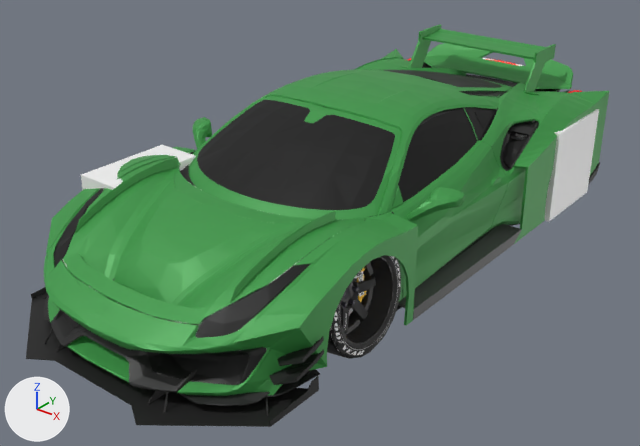
The glTF model client/public/model/pista.glb: old version first, new version second.
Before and after are seen from a 50 mm camera at (3.56, -4.97, 3.0) aimed at (-0.03, -0.48, 0.22). The axes (+X, +Y, +Z) are drawn at lower left. The lights are the same throughout. The first picture is the older version. Vertices at exactly the same position are counted once.

The first picture shows 'body', 'wheelBackLeft', 'wheelFrontLeft', 'wheelFrontRight'.
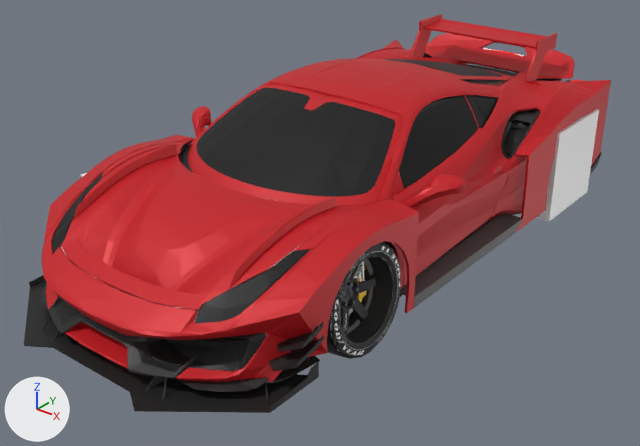
The change, as a list of edits to the scene's bpy script:
```text
Change mat_coloured:
    mat_coloured.base_color: (0.0497, 0.328, 0.0685) -> (0.578, 0.007, 0.013)  # green #3f9b4a -> red #c8141e
Change mat_green_car_paint:
    mat_green_car_paint.base_color: (0.0497, 0.328, 0.0685) -> (0.578, 0.007, 0.013)  # green #3f9b4a -> red #c8141e
Change me_body:
    used by ob_body; location = (0.0, 0.0, 0.0)
    remove me_body.from_pydata(...)  # 15269 vertices, 22049 faces; spans x -1.15..1.15, y -2.66..2.23, z 0.0..1.13
    add me_body.from_pydata(...)  # 15269 vertices, 22049 faces; spans x -1.15..1.15, y -2.66..2.23, z 0.09..1.22
    me_body part 1: the whole mesh is moved by (0.0, 0.0, 0.09)
```

Boxes [x1, y1, x2, y2] around the edits, measured in the pictures (640 x 446 px):
'body', recoloured, moved: before [26, 24, 609, 427]; after [24, 14, 611, 413]
'wheelFrontRight', unchanged, covered by the edit: before [81, 145, 196, 190]
